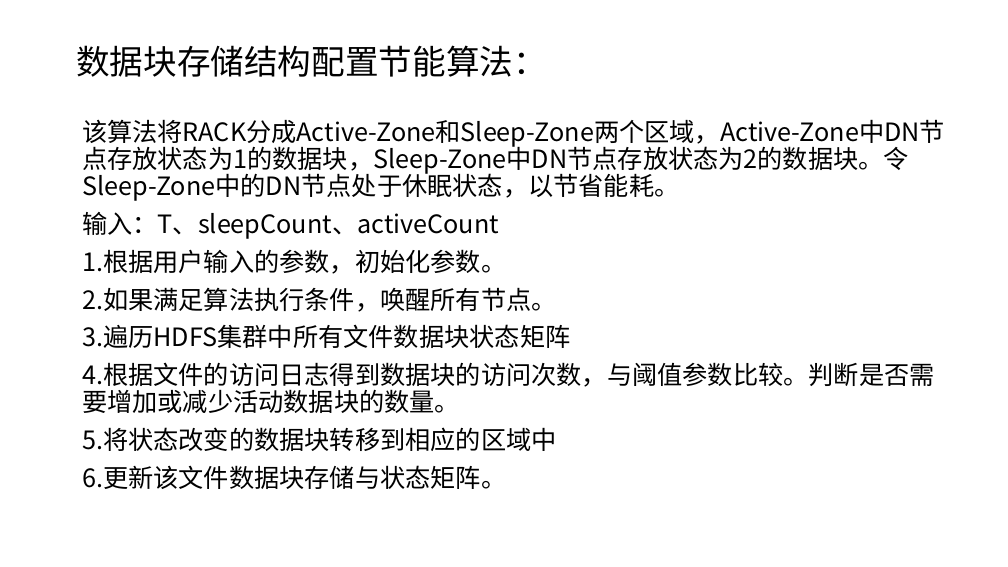
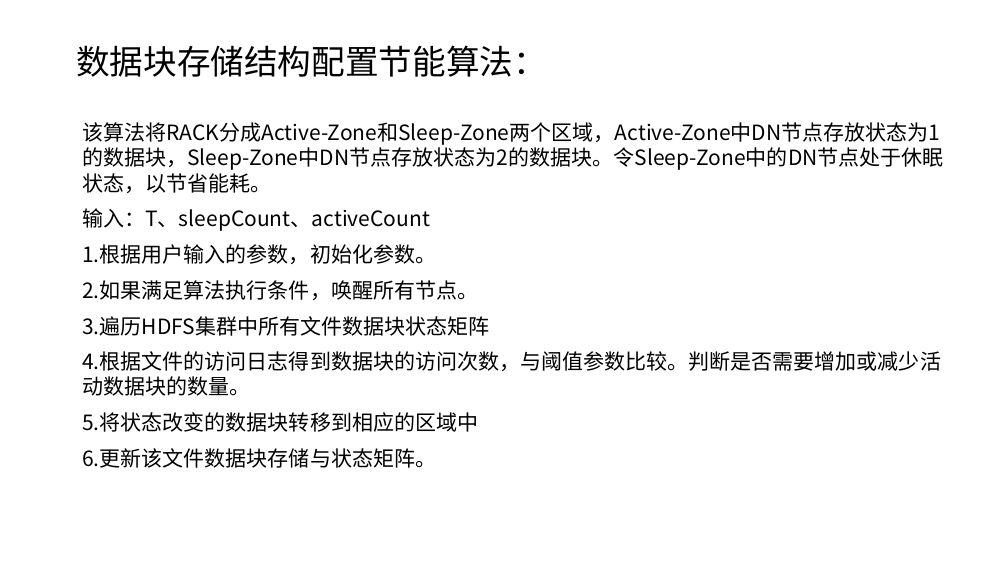
Before and after one commit to NewQJX/Paper, a slide deck: slide 18 of 00-Selected for discussion/A/HDFS节能算法.pptx. Drawn at 1008x567 pixels with LibreOffice and Linux fonts; fonts in the diff are those of the drawing. Boxes give left, top, right and bottom in pixels: in the first picture for what was removed or moved away, otherwise in the second. Text is boxed around its words. In the diff, an @@ line names an element or a change of style, - is before the commit and + after.

```diff
--- a/00-Selected for discussion/A/HDFS节能算法.pptx
+++ b/00-Selected for discussion/A/HDFS节能算法.pptx
@@ subtitle "该算法将RACK分成Active-Zone和Sleep-Zone两个区域，Active-Zone中DN节点存放状态为1的 ..." at bbox=[82, 122, 944, 468]: size 24 to 20 pt; line spacing 0.9 to 1 @@
```
Also in this commit, not shown: 4 other slides changed.
